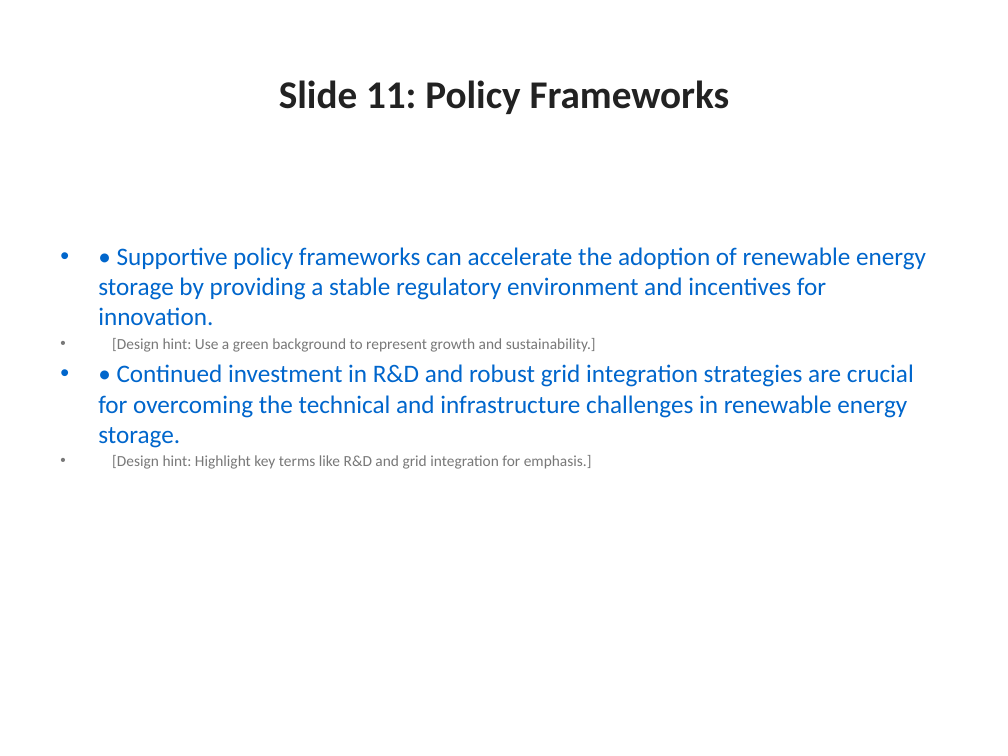
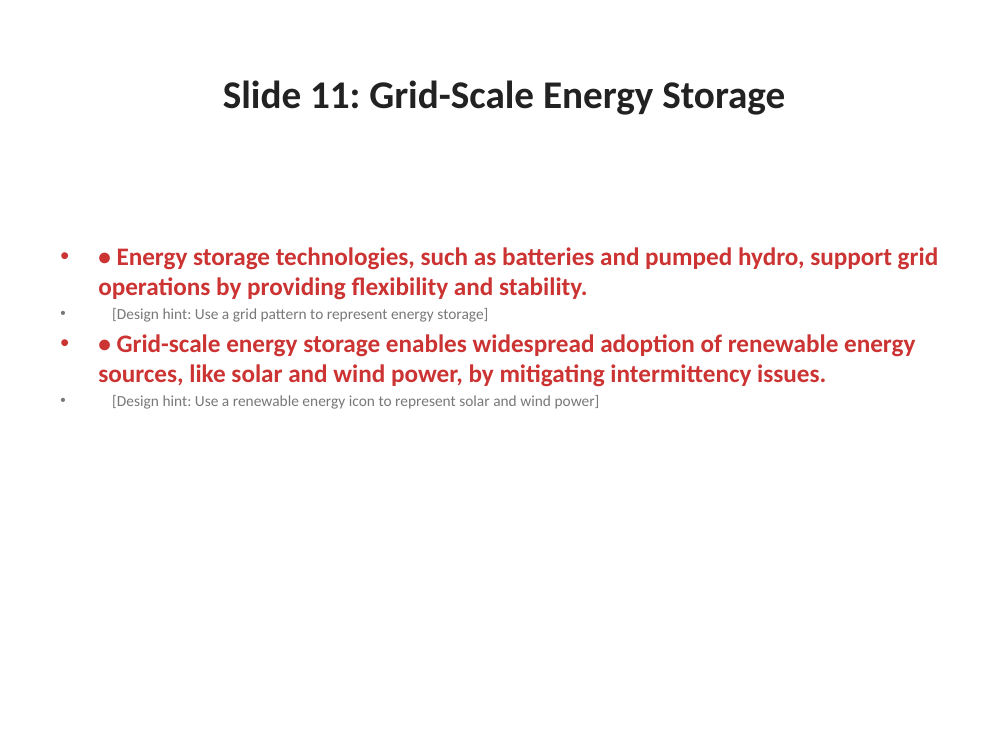
Before and after one commit to the-developer-306/contextual_ai_presentation_orchestrator, a slide deck: slide 11 of generated_ppt/AI_Presentation.pptx. Drawn at 1008x756 pixels with LibreOffice and Linux fonts; fonts in the diff are those of the drawing. Boxes give left, top, right and bottom in pixels: in the first picture for what was removed or moved away, otherwise in the second. Text is boxed around its words. In the diff, an @@ line names an element or a change of style, - is before the commit and + after.

```diff
--- a/generated_ppt/AI_Presentation.pptx
+++ b/generated_ppt/AI_Presentation.pptx
@@ title at [223,80,785,115]: text changed @@
-Slide 11: Policy Frameworks
+Slide 11: Grid-Scale Energy Storage
@@ text at [98,247,939,409]: text changed; text colour #0066CC to #CC3333; bold on @@
-• • Supportive policy frameworks can accelerate the adoption of renewable energy storage by providing a stable regulatory environment and incentives for innovation.
-• [Design hint: Use a green background to represent growth and sustainability.]
-• • Continued investment in R&D and robust grid integration strategies are crucial for overcoming the technical and infrastructure challenges in renewable energy storage.
-• [Design hint: Highlight key terms like R&D and grid integration for emphasis.]
+• • Energy storage technologies, such as batteries and pumped hydro, support grid operations by providing flexibility and stability.
+• [Design hint: Use a grid pattern to represent energy storage]
+• • Grid-scale energy storage enables widespread adoption of renewable energy sources, like solar and wind power, by mitigating intermittency issues.
+• [Design hint: Use a renewable energy icon to represent solar and wind power]
```
Also in this commit, not shown: 14 other slides changed, 3 other files.
